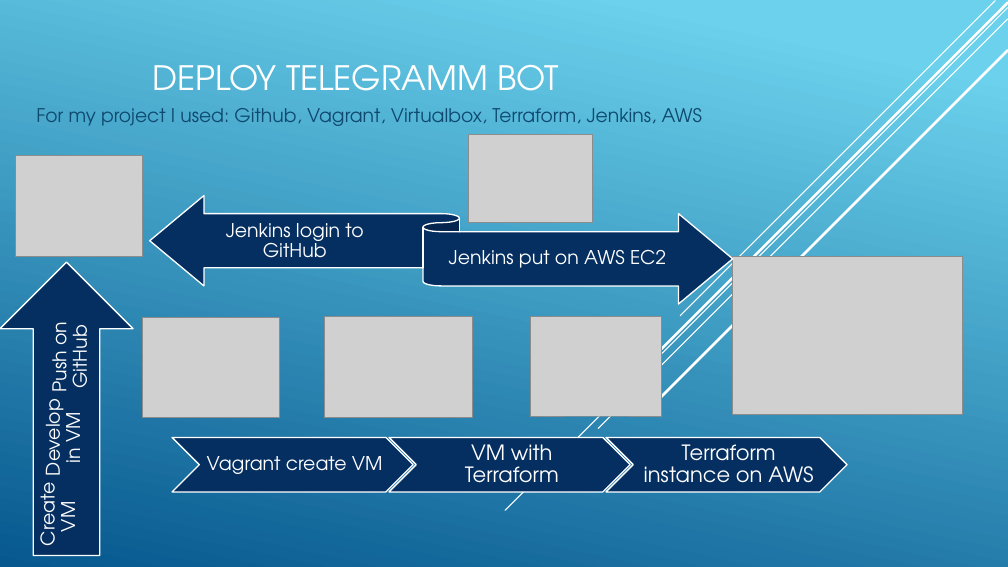
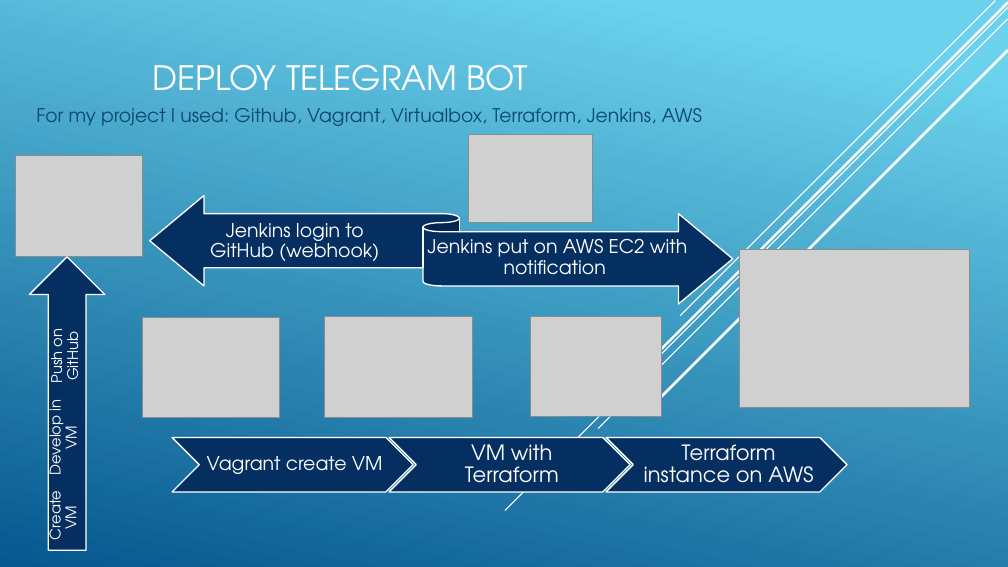
Before and after one commit to MarchenkoOlexandr/DevOps_online_Vinnitsja_2021Q4, a slide deck: slide 3 of m1/task13.1/DEPLOY TELEGRAMM BOT.pptx. Drawn at 1008x567 pixels with LibreOffice and Linux fonts; fonts in the diff are those of the drawing; grey boxes stand for pictures. Boxes give left, top, right and bottom in pixels: in the first picture for what was removed or moved away, otherwise in the second. Text is boxed around its words. In the diff, an @@ line names an element or a change of style, - is before the commit and + after.

```diff
--- a/m1/task13.1/DEPLOY TELEGRAMM BOT.pptx
+++ b/m1/task13.1/DEPLOY TELEGRAMM BOT.pptx
@@ title at <box>152,64,528,91</box>: text changed @@
-DEPLOY TELEGRAMM BOT
+DEPLOY TELEGRAM BOT
@@ text at <box>210,223,379,261</box>: text changed @@
-Jenkins login to GitHub
+Jenkins login to GitHub (webhook)
@@ text at <box>427,238,687,275</box>: text changed @@
-Jenkins put on AWS EC2
+Jenkins put on AWS EC2 with notification
@@ right arrow: place and size @@
-right arrow at <box>0,262,133,556</box>
+right arrow at <box>29,257,105,551</box>
@@ picture: place and size @@
-picture at <box>733,257,962,414</box>
+picture at <box>740,250,969,407</box>
@@ size 18 to 14 pt; less space between paragraphs in 3 elements at <box>43,400,84,473</box>, <box>44,329,85,382</box>, <box>43,496,84,540</box> @@
@@ text "Create VM": place and size @@
-text "Create VM" at <box>32,488,84,544</box>
+text "Create VM" at <box>43,496,84,540</box>
```
Also in this commit, not shown: 4 other slides changed.
